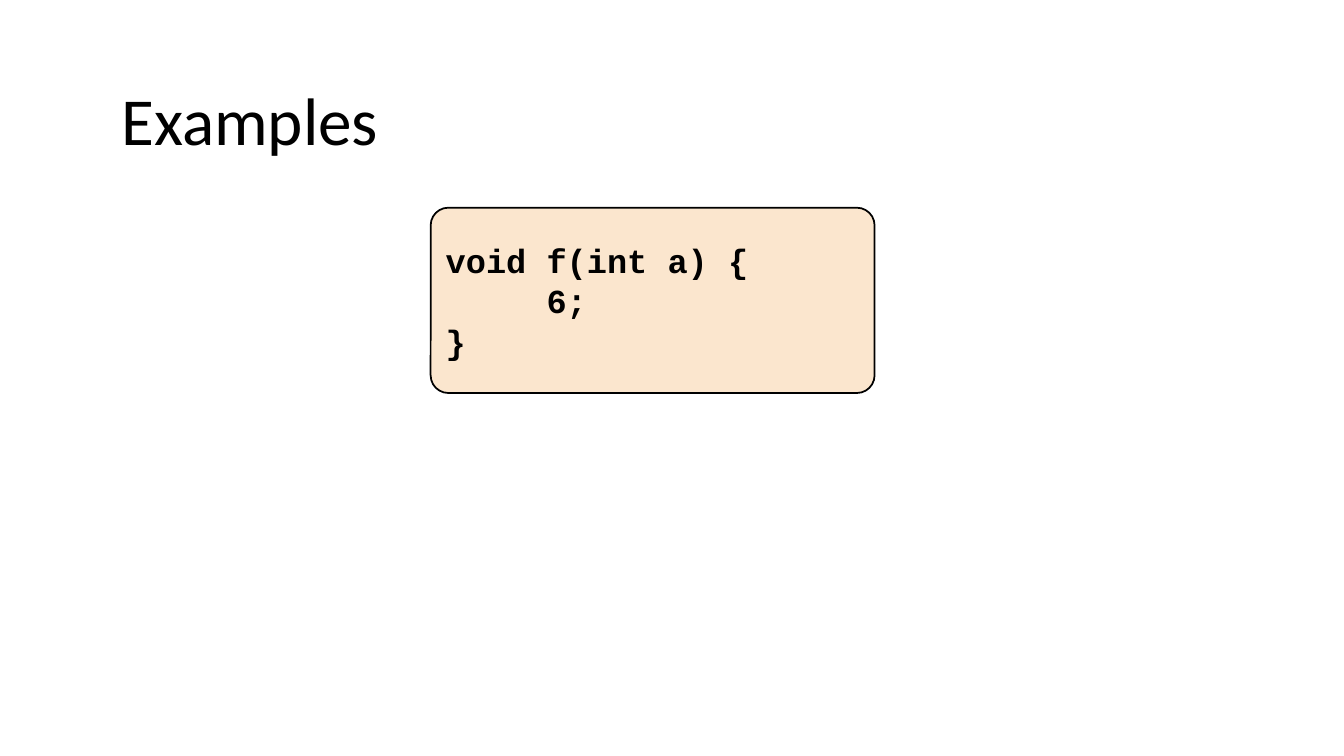
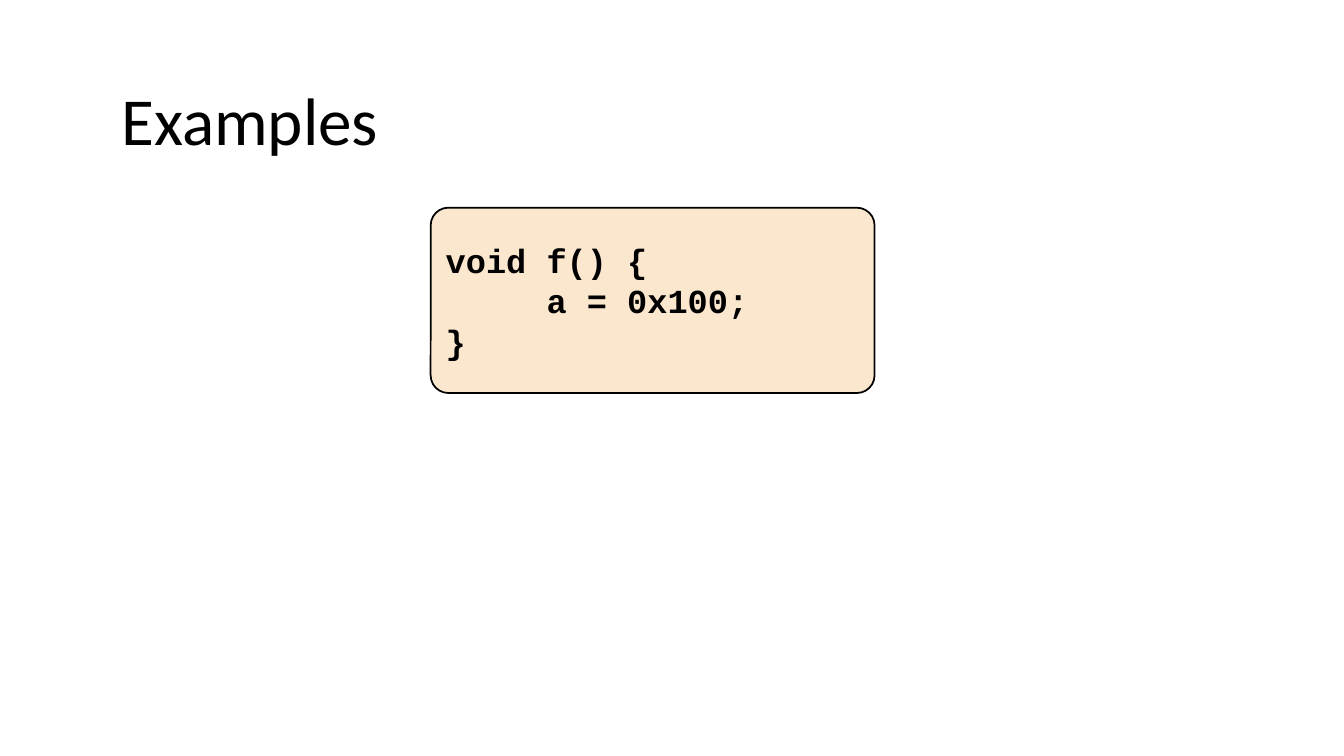
Before and after one commit to nivshani/compilation, a slide deck: slide 24 of new_slides/lexical_analysis.pptx (slide 13 before the commit). Drawn at 1344x756 pixels with LibreOffice and Linux fonts; fonts in the diff are those of the drawing. Boxes give left, top, right and bottom in pixels: in the first picture for what was removed or moved away, otherwise in the second. Text is boxed around its words. In the diff, an @@ line names an element or a change of style, - is before the commit and + after.

```diff
--- a/new_slides/lexical_analysis.pptx
+++ b/new_slides/lexical_analysis.pptx
@@ text in rounded rectangle at (446, 249, 748, 319): text changed @@
-void f(int a) {
-6;
+void f() {
+a = 0x100;
```
Also in this commit, not shown: 44 other slides changed, 1 slide added, 3 slides removed, 1 other file.
